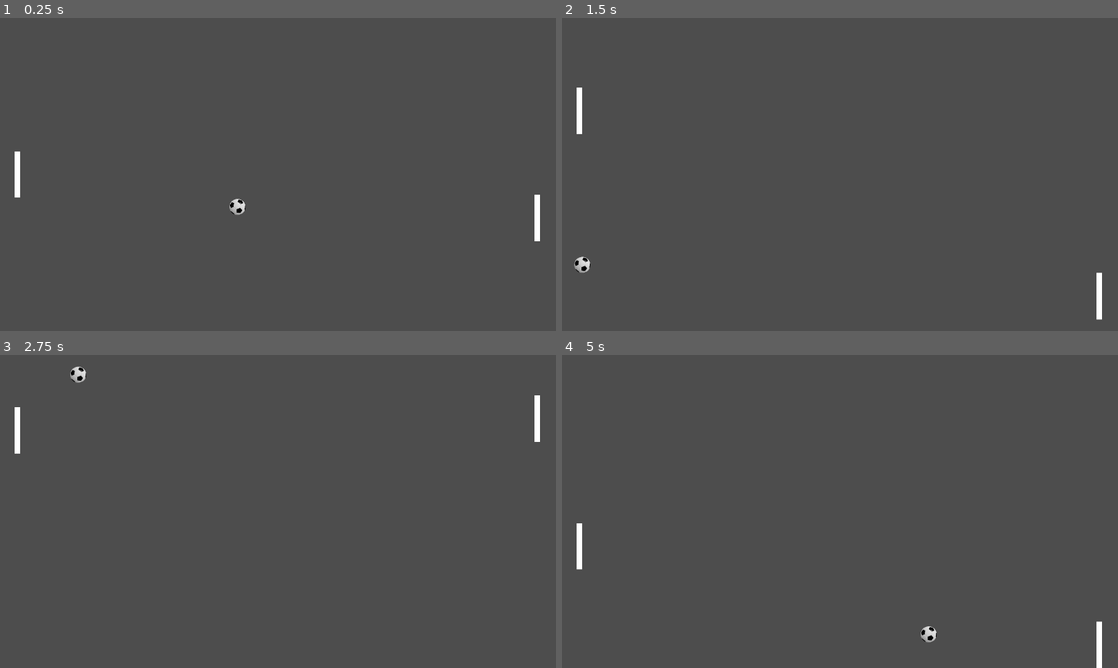
Above: before the commit, frames 1-4 (two rows, left to right).
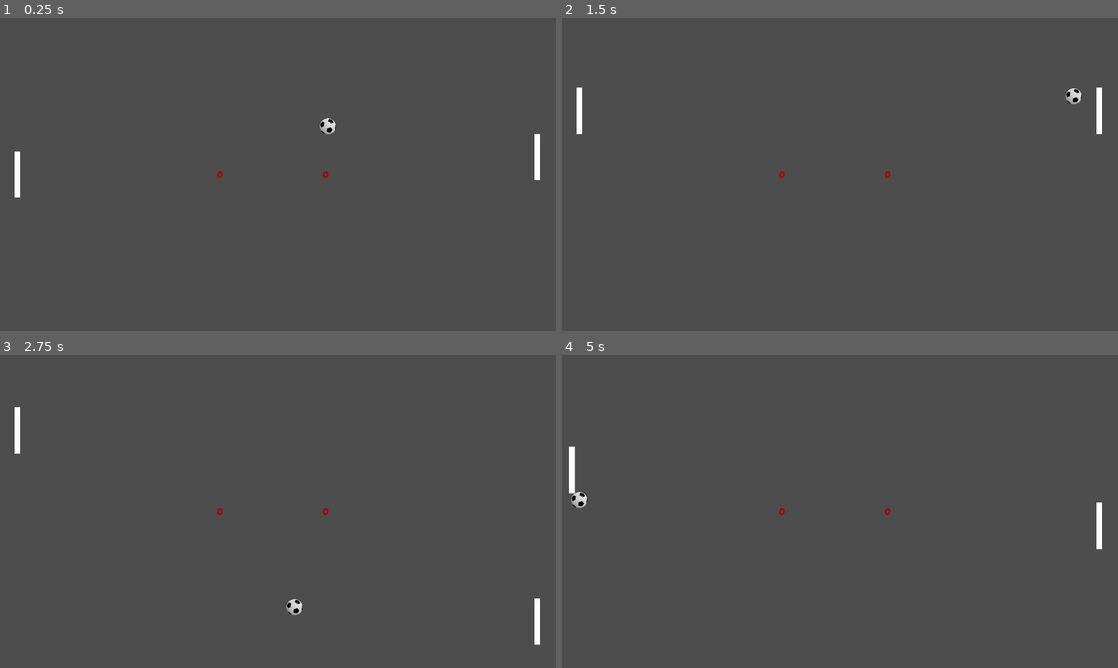
Above: after the commit, the same moments.

Repository: SebaMat3/pong
Game: Godot game, scene res://level.tscn
Two runs of this game, one before a commit and one after it. Both use one fixed random seed, a clock stepped at 60 frames per second and the inputs below.
Inputs:
- Up to frame 1 (0.25 s): no input
- Up to frame 2 (1.5 s): hold Up (ui_up) 0.53-1.28 s; hold Down (ui_down) from 1.28 s (still down)
- Up to frame 3 (2.75 s): release Down (ui_down) at 2.03 s; hold Up (ui_up) from 2.03 s (still down)
- Up to frame 4 (5 s): release Up (ui_up) at 3.53 s; hold Down (ui_down) from 3.53 s (still down)

The runs differ from the first frame. In frame 1, 0.6% of the frame differs, in the area x 39-98%, y 32-72%; in frame 2, 0.6%; in frame 3, 0.6%; in frame 4, 0.9%, in the area x 1-98%, y 29-100%.

Commit message:
14th class. Player & Oponent score counter labels working

Diff:
--- a/Ball.gd
+++ b/Ball.gd
@@ -1,5 +1,6 @@
 extends CharacterBody2D
 
+class_name Ball
 #speed and direction initialized at zero
 var speed = 0
 var direction = Vector2.ZERO
--- a/level.gd
+++ b/level.gd
@@ -1,6 +1,11 @@
 extends Node2D
 
+var playerScore = 0
+var oponentScore = 0
 
+func _process(delta):
+	$PlayerCounter.text = str(playerScore)
+	$OponentCounter.text = str(oponentScore)
 
 func _restart_game():
 	$Ball.is_moving = false
@@ -10,8 +15,14 @@
 
 
 func _on_player_arc_body_entered(body):
-	_restart_game()
+	if body is Ball:
+		#add a point to the OponentCounter
+		oponentScore += 1
+		_restart_game()
 
 
 func _on_oponent_arc_body_entered(body):
-	_restart_game()
+	if body is Ball:
+		#add a point to the PlayerCounter
+		playerScore += 1
+		_restart_game()
--- a/level.tscn
+++ b/level.tscn
@@ -1,10 +1,11 @@
-[gd_scene load_steps=8 format=3 uid="uid://euiwvn07vrfp"]
+[gd_scene load_steps=9 format=3 uid="uid://euiwvn07vrfp"]
 
 [ext_resource type="PackedScene" uid="uid://dow44olk1dfrb" path="res://Player.tscn" id="1_57x1u"]
 [ext_resource type="Script" path="res://level.gd" id="1_w1vgo"]
 [ext_resource type="Script" path="res://Player.gd" id="2_t0iwi"]
 [ext_resource type="Script" path="res://Oponent.gd" id="3_diilk"]
 [ext_resource type="PackedScene" uid="uid://ct3201drt1ce2" path="res://Ball.tscn" id="3_tsef7"]
+[ext_resource type="FontFile" uid="uid://qgeohpuyfeeo" path="res://PoetsenOne-Regular.ttf" id="6_52lvh"]
 
 [sub_resource type="RectangleShape2D" id="RectangleShape2D_fexkk"]
 size = Vector2(1920, 50)
@@ -30,13 +31,13 @@
 [node name="OponentArc" type="Area2D" parent="."]
 
 [node name="CollisionShape2D" type="CollisionShape2D" parent="OponentArc"]
-position = Vector2(-25, 540)
+position = Vector2(1945, 540)
 shape = SubResource("RectangleShape2D_yvell")
 
 [node name="PlayerArc" type="Area2D" parent="."]
 
-[node name="CollisionShape2D" type="CollisionShape2D" parent="PlayerArc"]
-position = Vector2(1945, 540)
+[node name="CollisionShape2D2" type="CollisionShape2D" parent="PlayerArc"]
+position = Vector2(-25, 540)
 shape = SubResource("RectangleShape2D_yvell")
 
 [node name="Player" parent="." instance=ExtResource("1_57x1u")]
@@ -49,5 +50,28 @@
 [node name="Ball" parent="." instance=ExtResource("3_tsef7")]
 position = Vector2(982, 494)
 
+[node name="PlayerCounter" type="Label" parent="."]
+custom_minimum_size = Vector2(1920, 1080)
+offset_left = -200.0
+offset_right = 1720.0
+offset_bottom = 1080.0
+theme_override_colors/font_color = Color(0.686275, 0, 0, 1)
+theme_override_fonts/font = ExtResource("6_52lvh")
+theme_override_font_sizes/font_size = 32
+horizontal_alignment = 1
+vertical_alignment = 1
+
+[node name="OponentCounter" type="Label" parent="."]
+custom_minimum_size = Vector2(1920, 1080)
+offset_left = 165.0
+offset_right = 2085.0
+offset_bottom = 1080.0
+theme_override_colors/font_color = Color(0.686275, 0, 0, 1)
+theme_override_fonts/font = ExtResource("6_52lvh")
+theme_override_font_sizes/font_size = 32
+text = "hv"
+horizontal_alignment = 1
+vertical_alignment = 1
+
 [connection signal="body_entered" from="OponentArc" to="." method="_on_oponent_arc_body_entered"]
 [connection signal="body_entered" from="PlayerArc" to="." method="_on_player_arc_body_entered"]
Binary file added: PoetsenOne-Regular.ttf
Not shown, added: PoetsenOne-Regular.ttf.import
